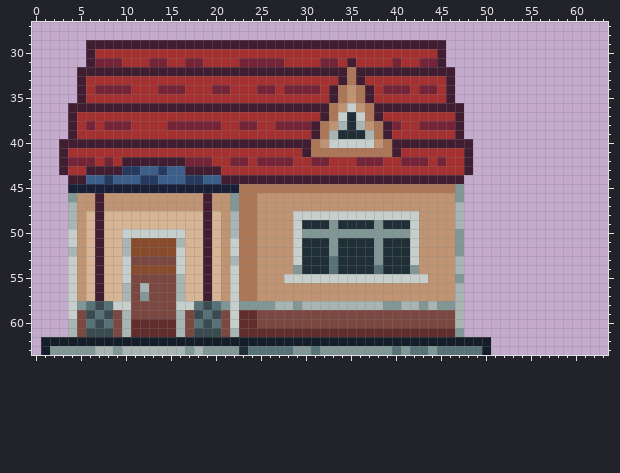
Edited in one commit: pixel-art sprite (public/assets/House1.png). The first picture shows the starting point.
The file is 64x64 pixels. Shown: x 0..63, y 27..63. The old version is drawn lined up with the new one.
And afterwards:
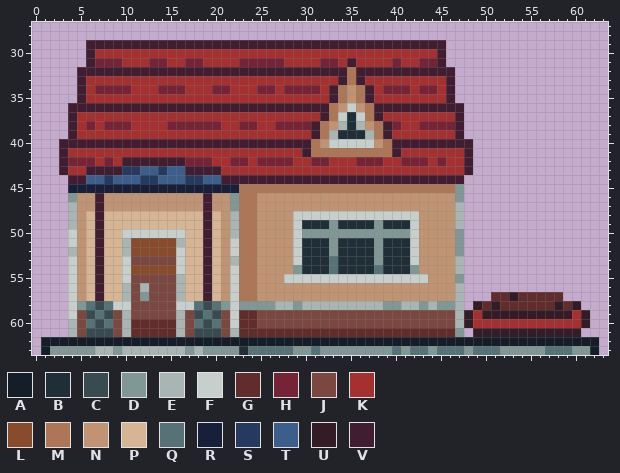
Palette (. is transparent): A #151d28  B #202e37  C #394a50  D #819796  E #a8b5b2  F #c7cfcc  G #602c2c  H #752438  J #7a4841  K #a53030  L #884b2b  M #ad7757  N #c09473  P #d7b594  Q #577277  R #172038  S #253a5e  T #3c5e8b  U #341c27  V #411d31
Commit message: Changed the house art to include the pot and added the inner house art
The exact change:
whole drawing moved by -6,+0 (the old picture is shown already moved)
y 57: x 51..58 ........ -> GGUGGGGG
y 58: x 49..60 ............ -> UGUGGGGGGUGU
y 59: x 48..61 .............. -> UKUUUUUUUUUUKU
y 60: x 48..61 .............. -> UKKKKKKKKKKKKU
y 61: x 49..60 ............ -> UUUUUUUUUUUU
y 62: x 51..62 ............ -> AAAAAAAAAAAA
y 63: x 48 Q -> D; x 50..62 A............ -> QQDDDDDQQQDDA
Changed places in both pictures, as pixel boxes (x1, y1, x2, y2):
changed: (464, 292, 599, 355)
